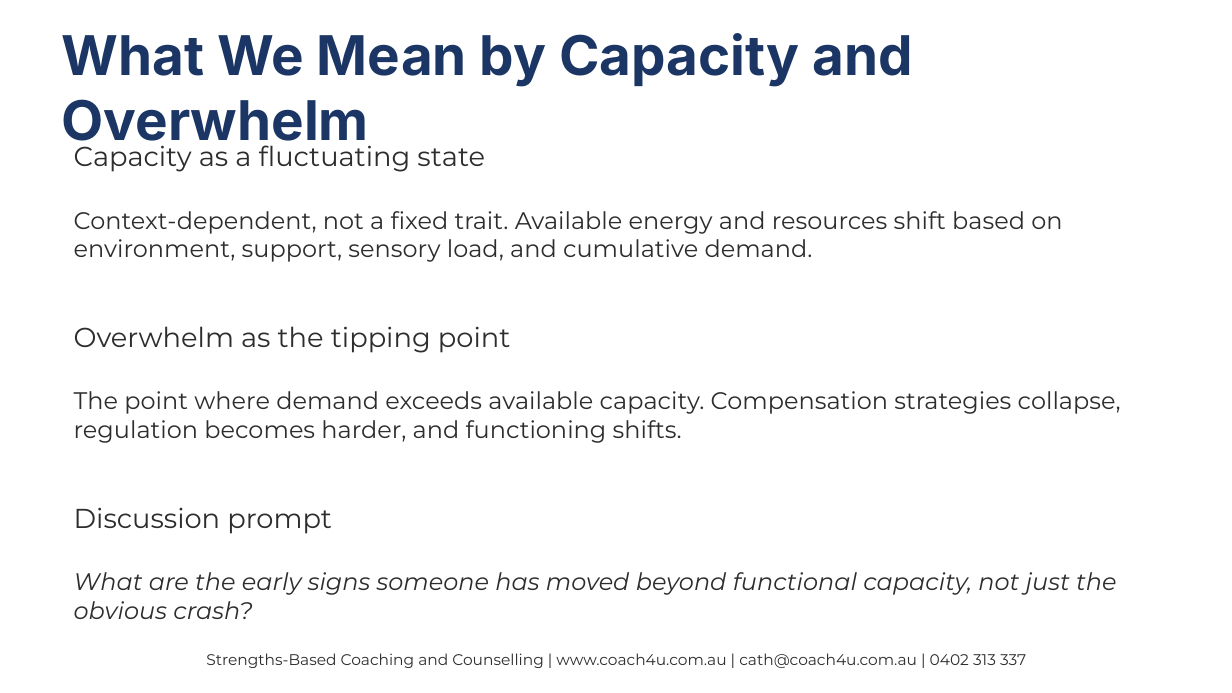
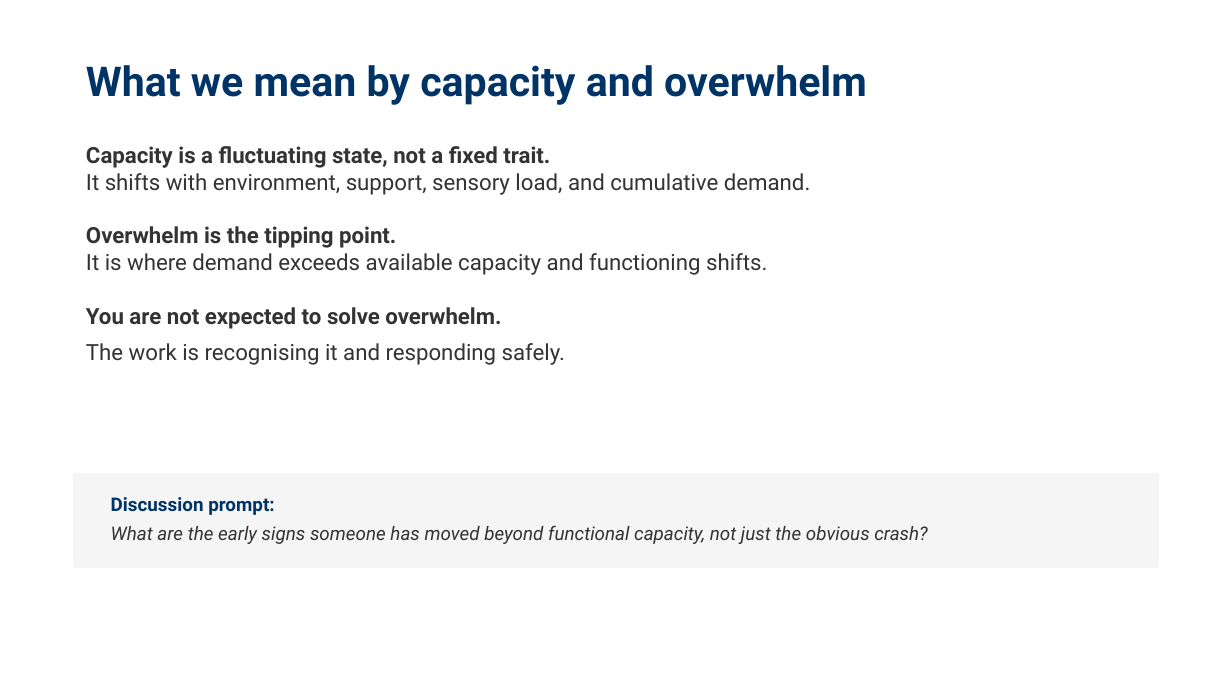
Before and after one commit to cathcoach4u/Internal-Resources-Training, a slide deck: slide 2 of docs/assets/files/presentations/Capacity_Overwhelm_MHPN_Session.pptx. Drawn at 1232x693 pixels with LibreOffice and Linux fonts; fonts in the diff are those of the drawing. Boxes give left, top, right and bottom in pixels: in the first picture for what was removed or moved away, otherwise in the second. Text is boxed around its words. In the diff, an @@ line names an element or a change of style, - is before the commit and + after.

```diff
--- a/docs/assets/files/presentations/Capacity_Overwhelm_MHPN_Session.pptx
+++ b/docs/assets/files/presentations/Capacity_Overwhelm_MHPN_Session.pptx
@@ text at box(86, 65, 867, 105): text changed; size 32 to 24 pt; font Inter to Roboto; text colour #1B3664 to #003366 @@
-What We Mean by Capacity and Overwhelm
+What we mean by capacity and overwhelm
@@ text "Capacity is a fluctuating state, ..." at box(86, 146, 811, 365): vertical alignment middle to top @@
@@ text at box(86, 146, 811, 365): text changed; size 14 to 13 pt; font Montserrat to Roboto; text colour #2D2D2D to #333333 @@
-Capacity as a fluctuating state
-Context-dependent, not a fixed trait. Available energy and resources shift based on environment, support, sensory load, and cumulative demand.
-Overwhelm as the tipping point
-The point where demand exceeds available capacity. Compensation strategies collapse, regulation becomes harder, and functioning shifts.
-Discussion prompt
-What are the early signs someone has moved beyond functional capacity, not just the obvious crash?
+Capacity is a fluctuating state, not a fixed trait.
+It shifts with environment, support, sensory load, and cumulative demand.
+Overwhelm is the tipping point.
+It is where demand exceeds available capacity and functioning shifts.
+You are not expected to solve overwhelm.
+The work is recognising it and responding safely.
@@ rectangle added at box(74, 474, 1158, 567), fill #F5F5F5, outline #F5F5F5 1 pt @@
@@ text added at box(111, 497, 928, 544), 11 pt, text #333333, italic @@
+Discussion prompt:
+What are the early signs someone has moved beyond functional capacity, not just the obvious crash?
@@ text removed at box(206, 653, 1026, 668) @@
-Strengths-Based Coaching and Counselling | www.coach4u.com.au | cath@coach4u.com.au | 0402 313 337
```
Also in this commit, not shown: 6 other slides changed, 3 slides added, 3 slides removed.
